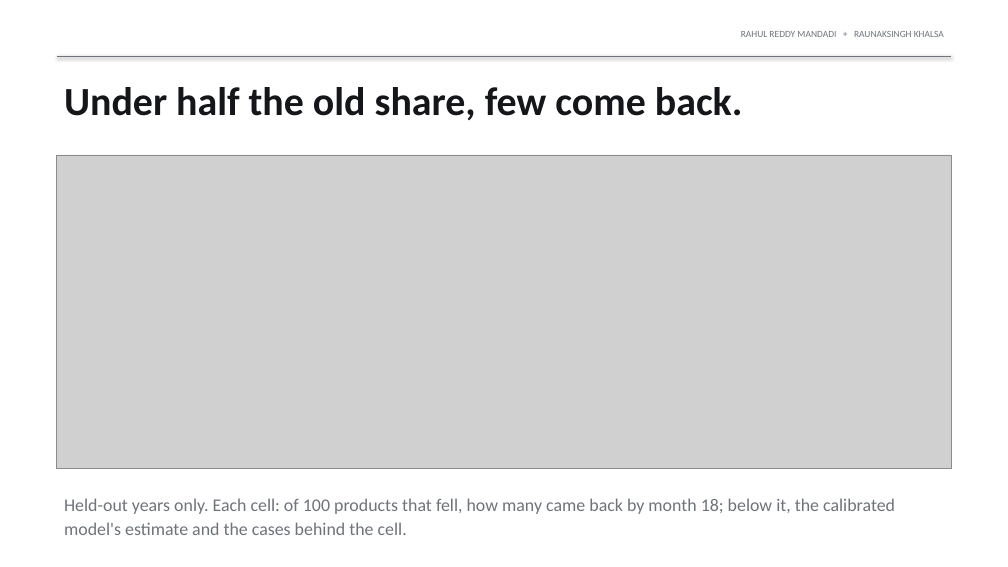
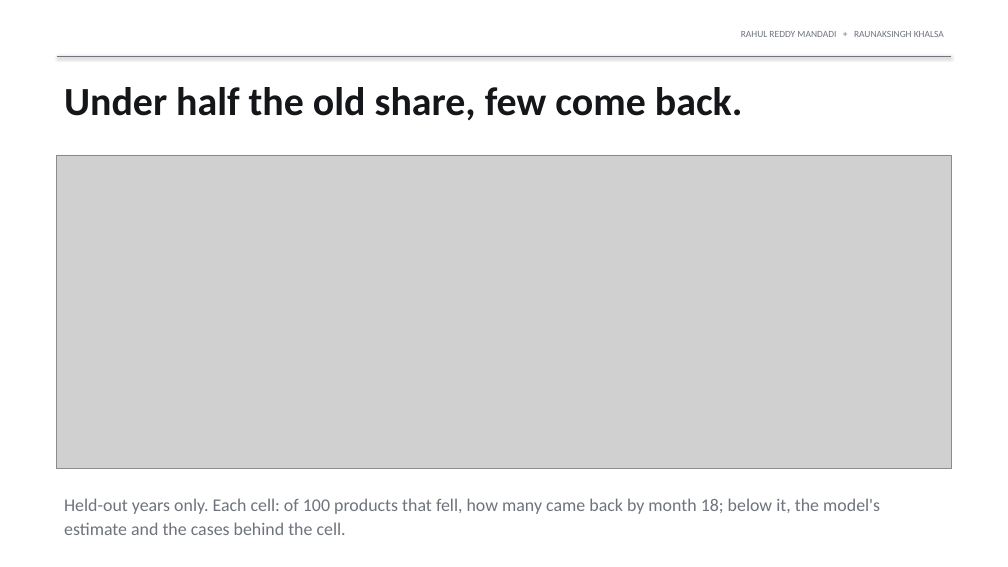
Before and after one commit to rahul-mandadi/tariff-rush, a slide deck: slide 11 of slides/Mandadi_Khalsa_Final_Presentation.pptx. Drawn at 1008x567 pixels with LibreOffice and Linux fonts; fonts in the diff are those of the drawing; grey boxes stand for pictures. Boxes give left, top, right and bottom in pixels: in the first picture for what was removed or moved away, otherwise in the second. Text is boxed around its words. In the diff, an @@ line names an element or a change of style, - is before the commit and + after.

```diff
--- a/slides/Mandadi_Khalsa_Final_Presentation.pptx
+++ b/slides/Mandadi_Khalsa_Final_Presentation.pptx
@@ text at (64,498,880,535): text changed @@
-Held-out years only. Each cell: of 100 products that fell, how many came back by month 18; below it, the calibrated model's estimate and the cases behind the cell.
+Held-out years only. Each cell: of 100 products that fell, how many came back by month 18; below it, the model's estimate and the cases behind the cell.
```
Also in this commit, not shown: 3 other slides changed, 54 other files.
